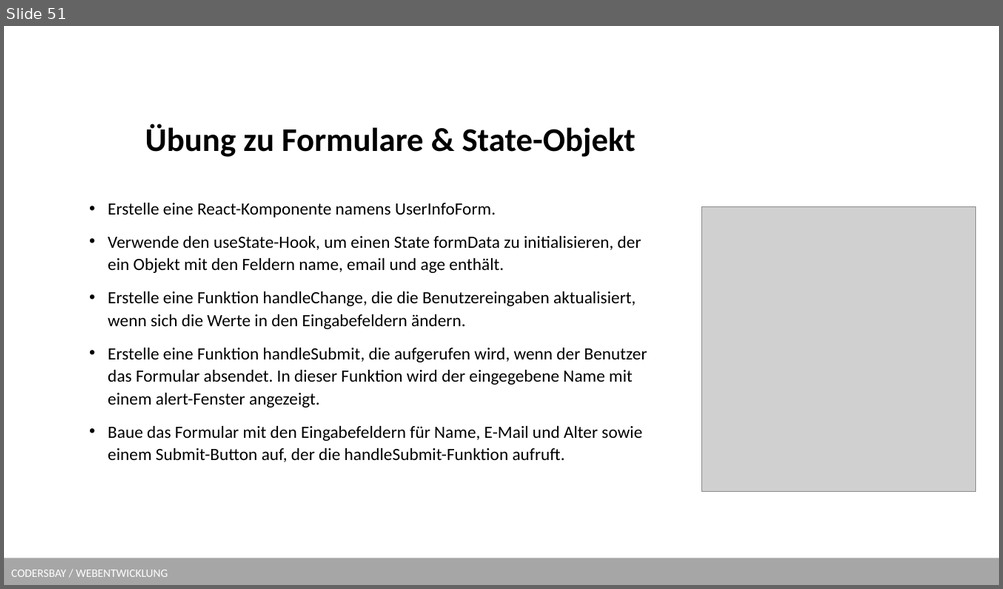
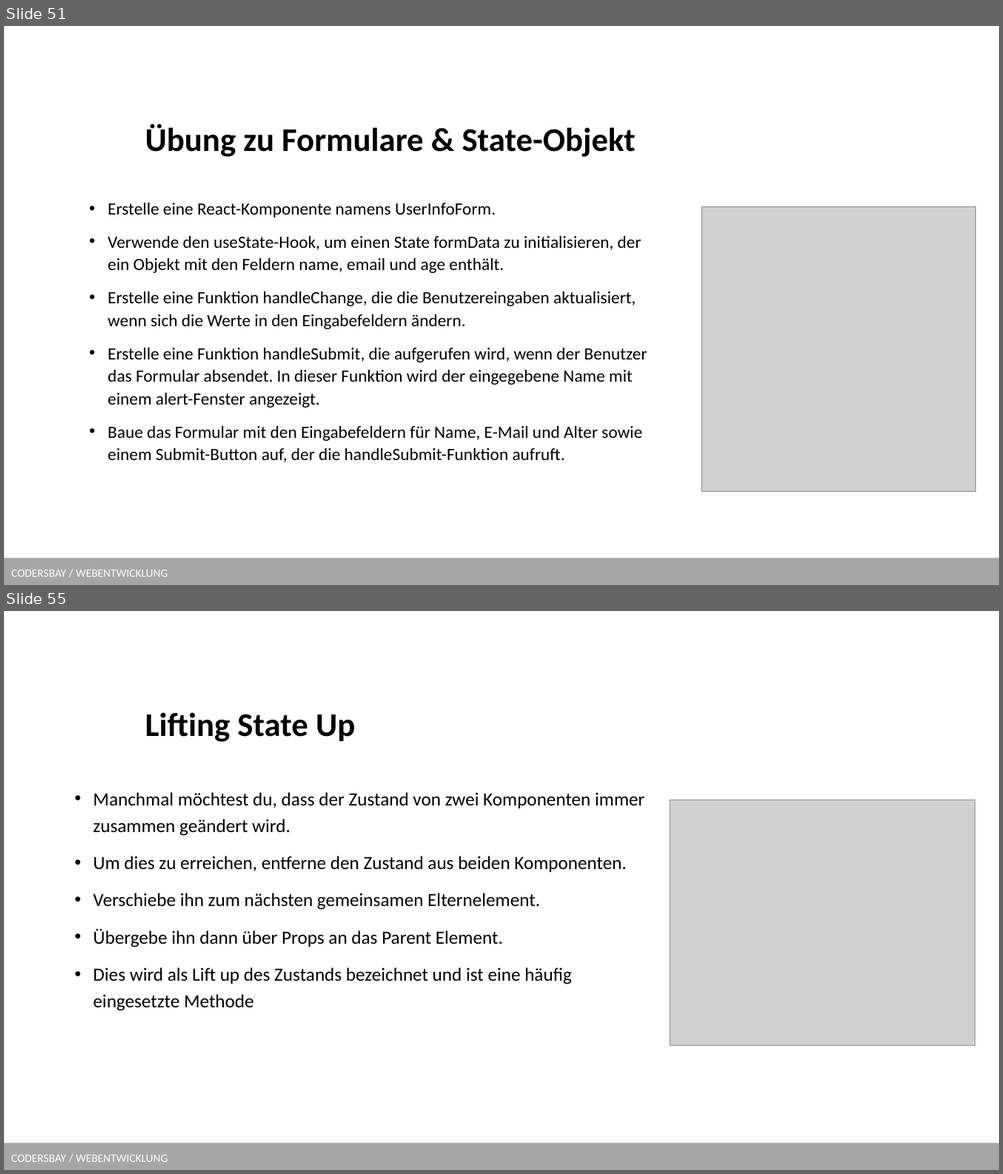
Before and after one commit to kodo89/Webentwicklung_23_24, a slide deck: 9. React/React.pptx. Shown one above the other, each under a label of ours: slide 51 before the commit, slides 51 and 55 after it; the slides between them are not shown. The pictures are 1003x589 and 1003x1174 pixels, drawn with LibreOffice and Linux fonts; fonts in the diff are those of the drawing; grey boxes stand for pictures; background and template pictures are left out. Boxes give left, top, right and bottom in pixels: in the first picture for what was removed or moved away, otherwise in the second. Text is boxed around its words. In the diff, an @@ line names an element or a change of style, - is before the commit and + after.

```diff
--- a/9. React/React.pptx
+++ b/9. React/React.pptx
@@ slide 55 added at (4,611,999,1170), background #FFFFFF; not listed: 1 template element that a slide beside it also shows @@
@@ title added at (145,712,355,742), 32 pt, text #000000, bold @@
+Lifting State Up
@@ text added at (93,792,644,1011), 18 pt, text #000000 @@
+• Manchmal möchtest du, dass der Zustand von zwei Komponenten immer zusammen geändert wird.
+• Um dies zu erreichen, entferne den Zustand aus beiden Komponenten.
+• Verschiebe ihn zum nächsten gemeinsamen Elternelement.
+• Übergebe ihn dann über Props an das Parent Element.
+• Dies wird als Lift up des Zustands bezeichnet und ist eine häufig eingesetzte Methode
@@ picture added at (670,800,975,1046) @@
```
Also in this commit, not shown: 20 other slides added, 2 other files.
